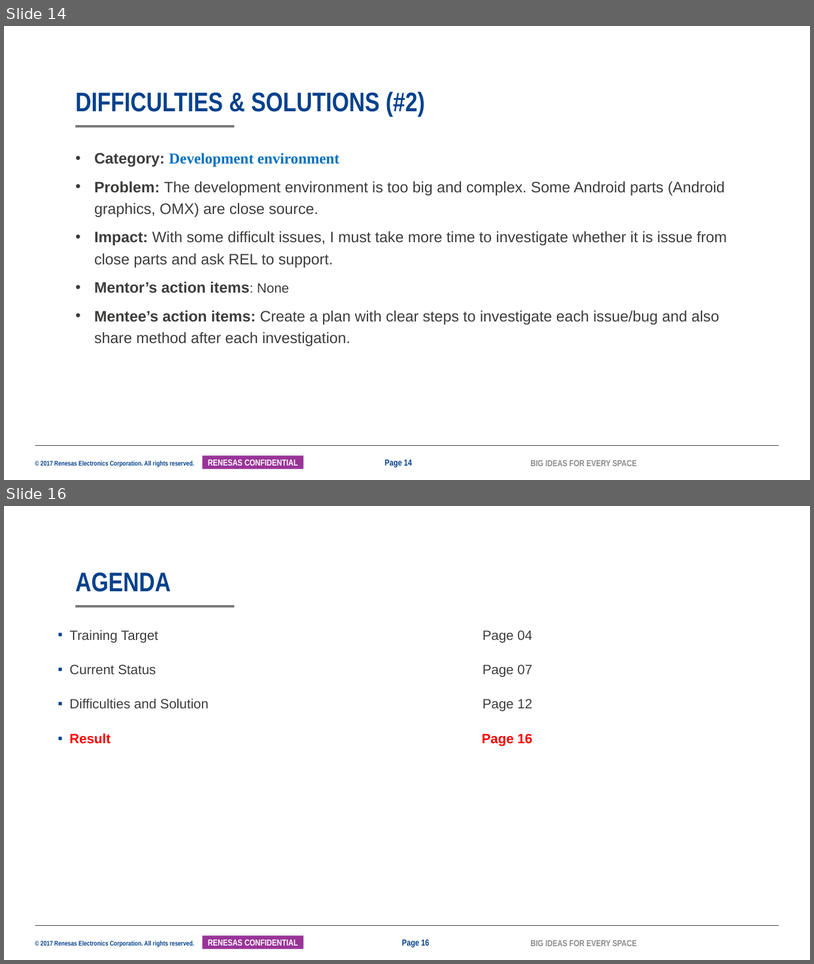
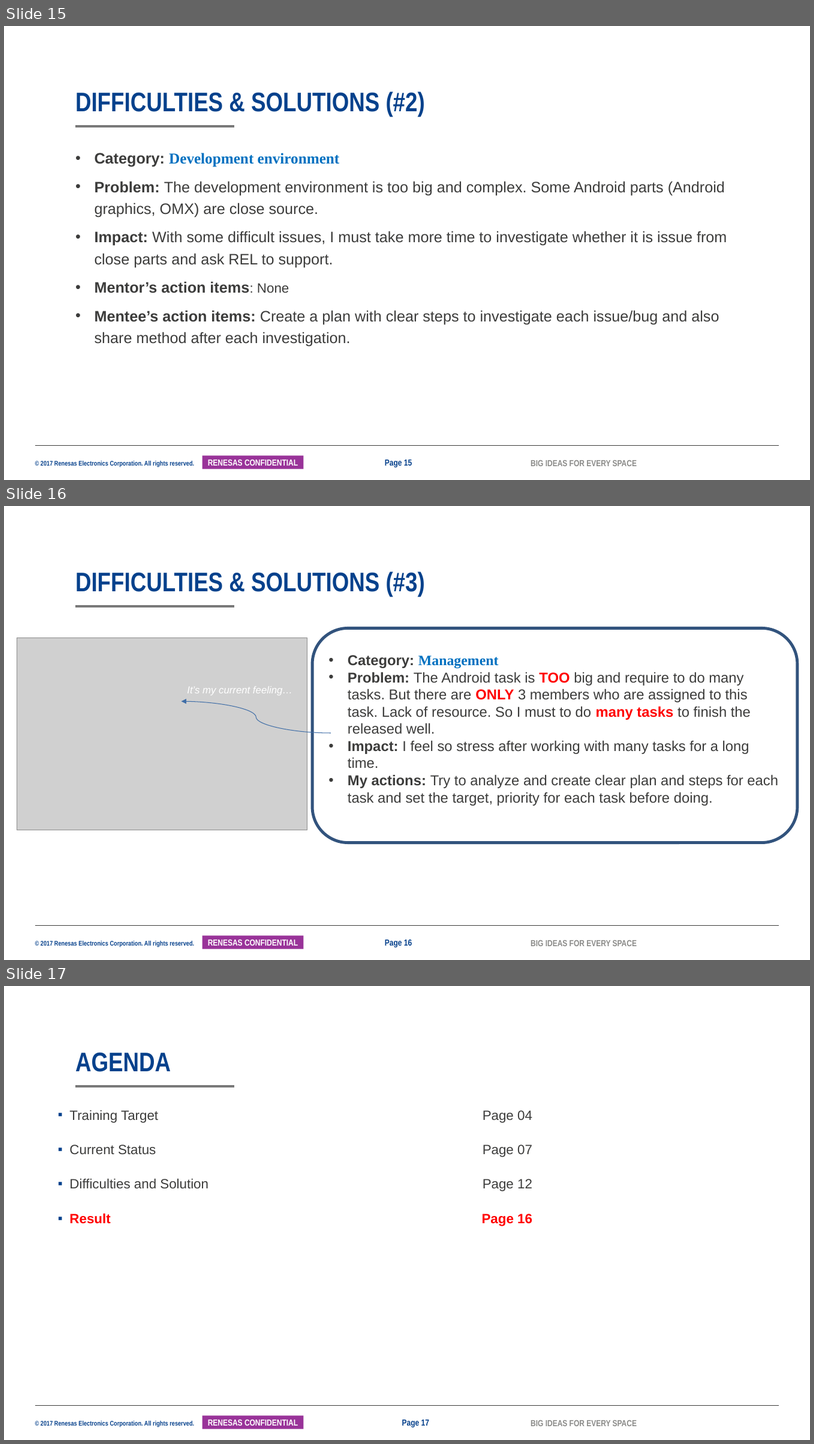
Before and after one commit to tranchikha/myapplication, a slide deck: LAST_TERM/2042_TranChiKha_ISS_MentorMentee_26G.pptx. Shown one above the other, each under a label of ours: slides 14 and 16 before the commit, slides 15, 16 and 17 after it; the slides between them are not shown. The pictures are 814x964 and 814x1444 pixels, drawn with LibreOffice and Linux fonts; fonts in the diff are those of the drawing; grey boxes stand for pictures; background and template pictures are left out. Boxes give left, top, right and bottom in pixels: in the first picture for what was removed or moved away, otherwise in the second. Text is boxed around its words. In the diff, an @@ line names an element or a change of style, - is before the commit and + after.

```diff
--- a/LAST_TERM/2042_TranChiKha_ISS_MentorMentee_26G.pptx
+++ b/LAST_TERM/2042_TranChiKha_ISS_MentorMentee_26G.pptx
@@ slide 16 added at [4, 506, 810, 960], background #FFFFFF; not listed: 5 template elements that a slide beside it also shows @@
@@ title added at [75, 571, 425, 597], 32 pt, text #06418C, bold @@
+DIFFICULTIES & SOLUTIONS (#3)
@@ rounded rectangle added at [312, 628, 798, 843], fill #FFFFFF, outline #32547D 3.5 pt, 17 pt, text #3C3C3B @@
+• Category: Management
+• Problem: The Android task is TOO big and require to do many tasks. But there are ONLY 3 members who are assigned to this task. Lack of resource. So I must to do many tasks to finish the released well.
+• Impact: I feel so stress after working with many tasks for a long time.
+• My actions: Try to analyze and create clear plan and steps for each task and set the target, priority for each task before doing.
@@ picture added at [17, 638, 308, 830] @@
@@ curved arrow added from (331, 733) to (181, 702), #406EA8 0.75 pt @@
@@ text added at [187, 686, 293, 695], 12 pt, text #FFFFFF, italic @@
+It’s my current feeling…
@@ page number added at [385, 939, 412, 947], 10.5 pt, text #06418C, bold @@
+Page 16
@@ what was slide 14 is now slide 15 @@
@@ page number at [385, 459, 412, 467]: text changed @@
-Page 14
+Page 15
@@ what was slide 16 is now slide 17 @@
@@ page number at [402, 1419, 429, 1427]: text changed @@
-Page 16
+Page 17
```
Also in this commit, not shown: 10 slides changed, 2 other slides added, 2 slides removed, 8 other files.
